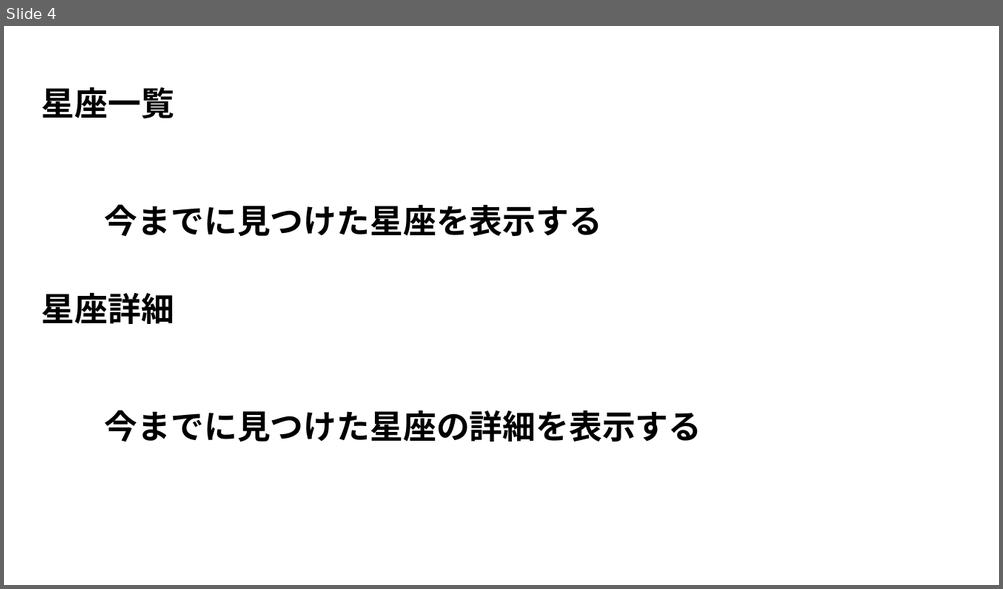
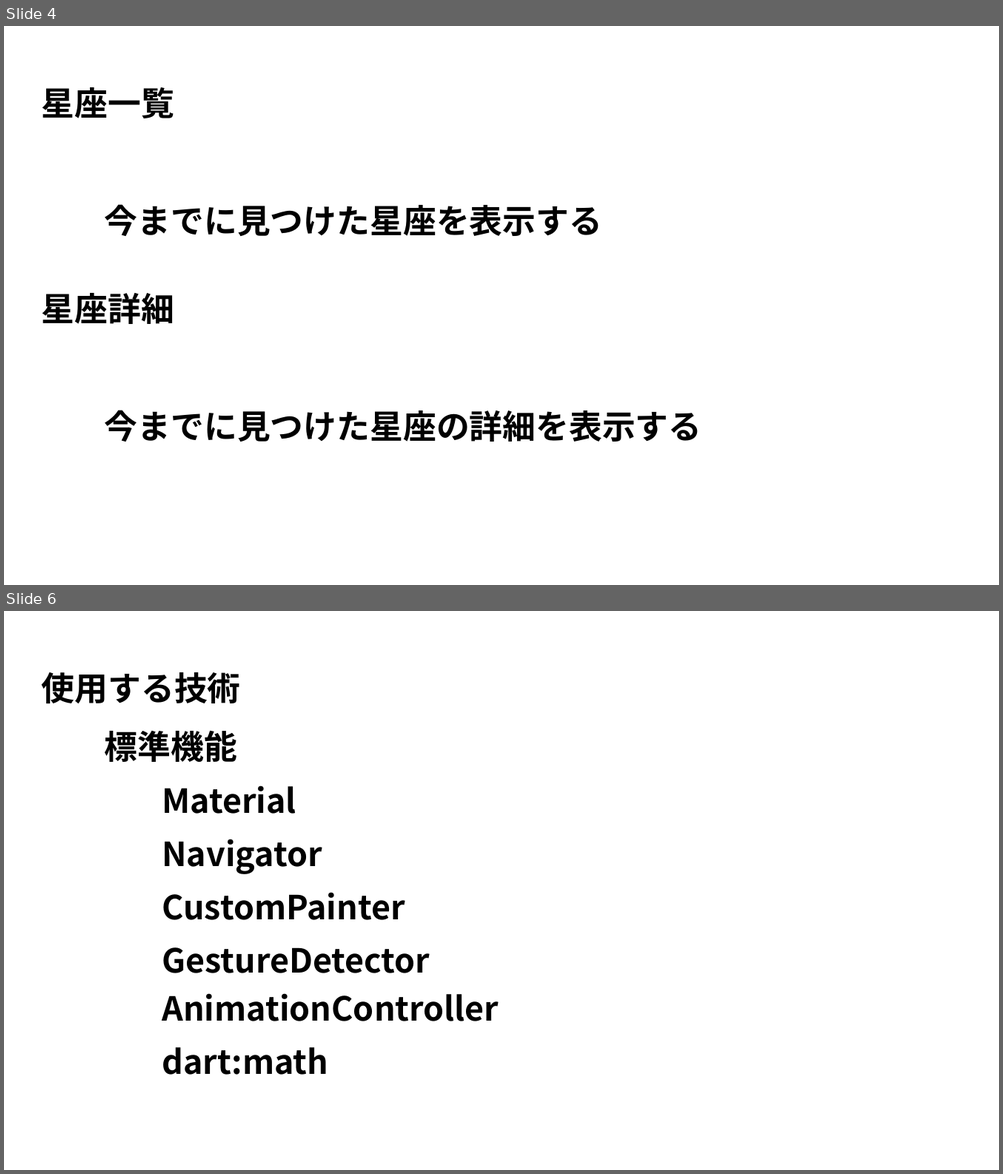
Before and after one commit to muramasa111/mobile, a slide deck: 星空ガイドビュー.pptx. Shown one above the other, each under a label of ours: slide 4 before the commit, slides 4 and 6 after it; the slides between them are not shown. The pictures are 1003x589 and 1003x1174 pixels, drawn with LibreOffice and Linux fonts; fonts in the diff are those of the drawing. Boxes give left, top, right and bottom in pixels: in the first picture for what was removed or moved away, otherwise in the second. Text is boxed around its words. In the diff, an @@ line names an element or a change of style, - is before the commit and + after.

Commit message:
企画案
PPに優先実装機能と仕様技術を追記、logファイルを追加

```diff
--- a/星空ガイドビュー.pptx
+++ b/星空ガイドビュー.pptx
@@ slide 6 added at <box>4,611,999,1170</box>, background #FFFFFF @@
@@ text added at <box>42,672,241,703</box>, 32 pt, text #000000, bold @@
+使用する技術
@@ text added at <box>105,730,237,762</box>, 32 pt, text #000000, bold @@
+標準機能
@@ text added at <box>162,786,296,814</box>, 32 pt, text #000000, bold @@
+Material
@@ text added at <box>162,839,322,874</box>, 32 pt, text #000000, bold @@
+Navigator
@@ text added at <box>162,892,404,920</box>, 32 pt, text #000000, bold @@
+CustomPainter
@@ text added at <box>162,948,430,974</box>, 32 pt, text #000000, bold @@
+GestureDetector
@@ text added at <box>162,994,498,1022</box>, 32 pt, text #000000, bold @@
+AnimationController
@@ text added at <box>162,1048,328,1075</box>, 32 pt, text #000000, bold @@
+dart:math
```
Also in this commit, not shown: 2 other slides added, 2 other files.
